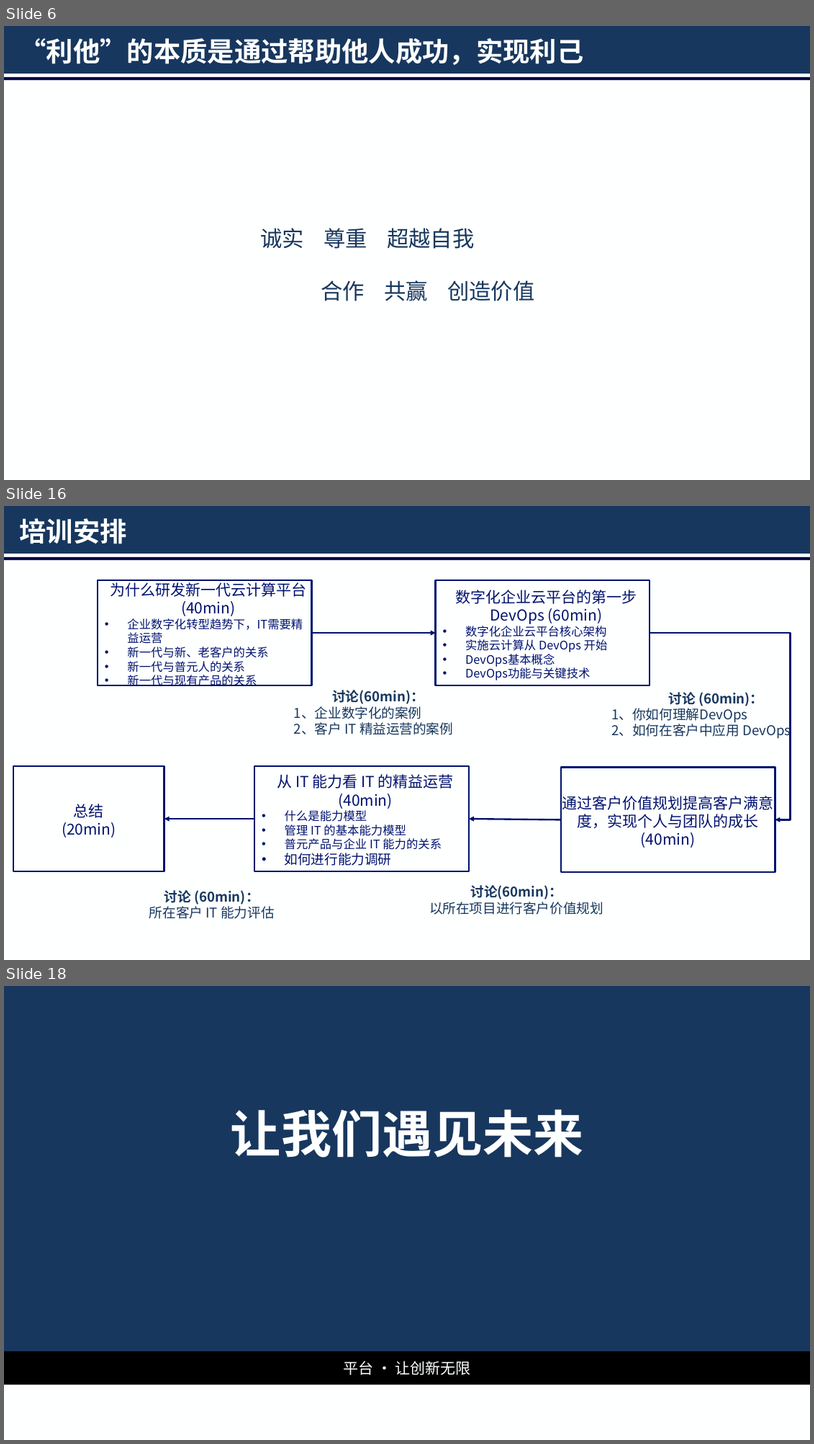
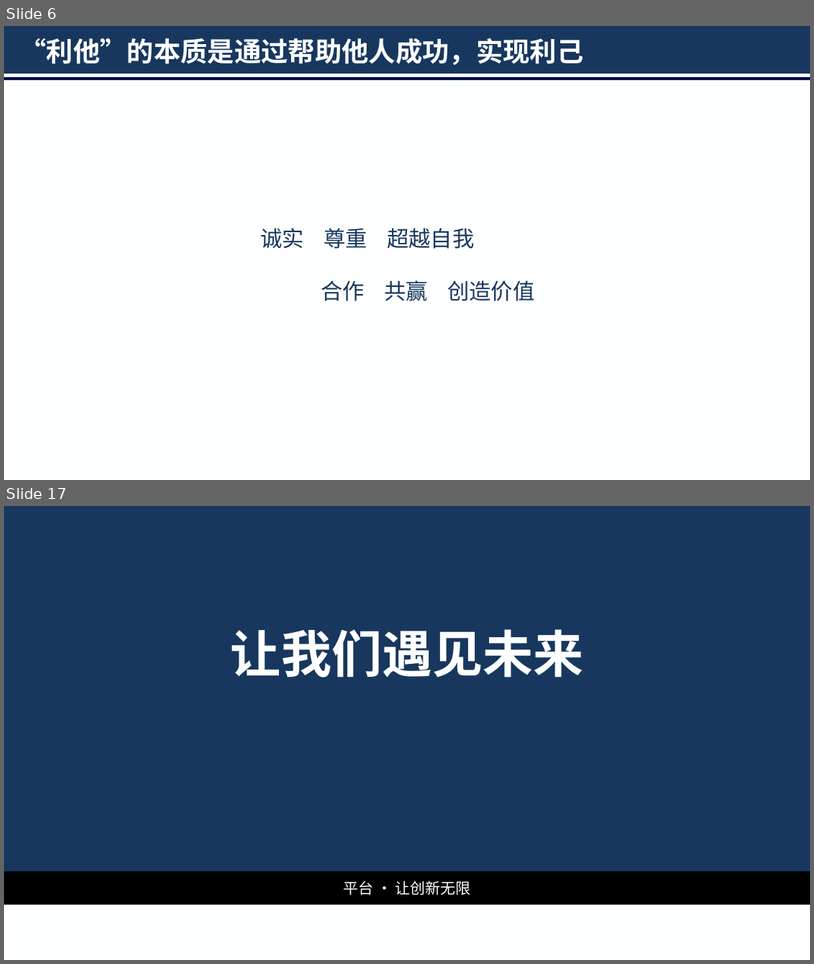
Before and after one commit to Jinzy/Primetonkb, a slide deck: 经验技巧总结/演讲：客户价值规划/客户价值规划.pptx. Shown one above the other, each under a label of ours: slides 6, 16 and 18 before the commit, slides 6 and 17 after it; the slides between them are not shown. The pictures are 814x1444 and 814x964 pixels, drawn with LibreOffice and Linux fonts; fonts in the diff are those of the drawing; background and template pictures are left out. Boxes give left, top, right and bottom in pixels: in the first picture for what was removed or moved away, otherwise in the second. Text is boxed around its words. In the diff, an @@ line names an element or a change of style, - is before the commit and + after.

```diff
--- a/经验技巧总结/演讲：客户价值规划/客户价值规划.pptx
+++ b/经验技巧总结/演讲：客户价值规划/客户价值规划.pptx
@@ slide 16 removed at <box>4,506,810,960</box>, background #FEFFFF; not listed: 2 template elements that a slide beside it also shows @@
@@ title removed at <box>19,518,126,544</box> @@
-培训安排
@@ rectangle removed at <box>98,580,312,685</box> @@
-为什么研发新一代云计算平台(40min)
-• 企业数字化转型趋势下，IT需要精益运营
-• 新一代与新、老客户的关系
-• 新一代与普元人的关系
-• 新一代与现有产品的关系
@@ rectangle removed at <box>436,580,650,685</box> @@
-数字化企业云平台的第一步DevOps (60min)
-• 数字化企业云平台核心架构
-• 实施云计算从 DevOps 开始
-• DevOps基本概念
-• DevOps功能与关键技术
@@ arrow removed from (312, 633) to (436, 633) @@
@@ elbow arrow removed from (650, 633) to (776, 819) @@
@@ text removed at <box>294,690,453,735</box> @@
-讨论(60min)：
-1、企业数字化的案例
-2、客户 IT 精益运营的案例
@@ text removed at <box>612,692,791,739</box> @@
-讨论 (60min)：
-1、你如何理解DevOps
-2、如何在客户中应用 DevOps
@@ rectangle removed at <box>13,766,165,871</box> @@
-总结
-(20min)
@@ rectangle removed at <box>255,766,469,871</box> @@
-从 IT 能力看 IT 的精益运营(40min)
-• 什么是能力模型
-• 管理 IT 的基本能力模型
-• 普元产品与企业 IT 能力的关系
-• 如何进行能力调研
@@ rectangle removed at <box>561,767,775,872</box> @@
-通过客户价值规划提高客户满意度，实现个人与团队的成长(40min)
@@ arrow removed from (255, 818) to (165, 818) @@
@@ arrow removed from (561, 819) to (469, 818) @@
@@ text removed at <box>149,890,274,919</box> @@
-讨论 (60min)：
-所在客户 IT 能力评估
@@ text removed at <box>430,885,604,914</box> @@
-讨论(60min)：
-以所在项目进行客户价值规划
@@ what was slide 18 is now slide 17 @@
```
Also in this commit, not shown: 2 slides changed, 9 slides added, 9 other slides removed.
